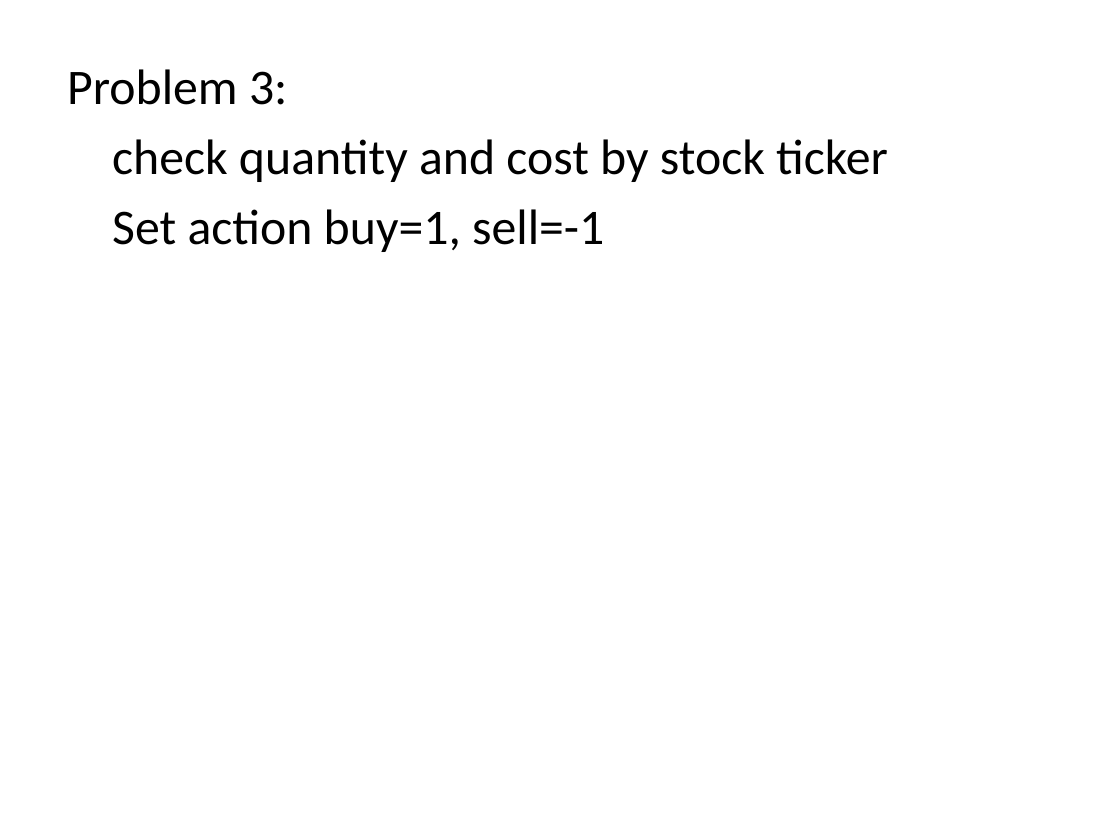
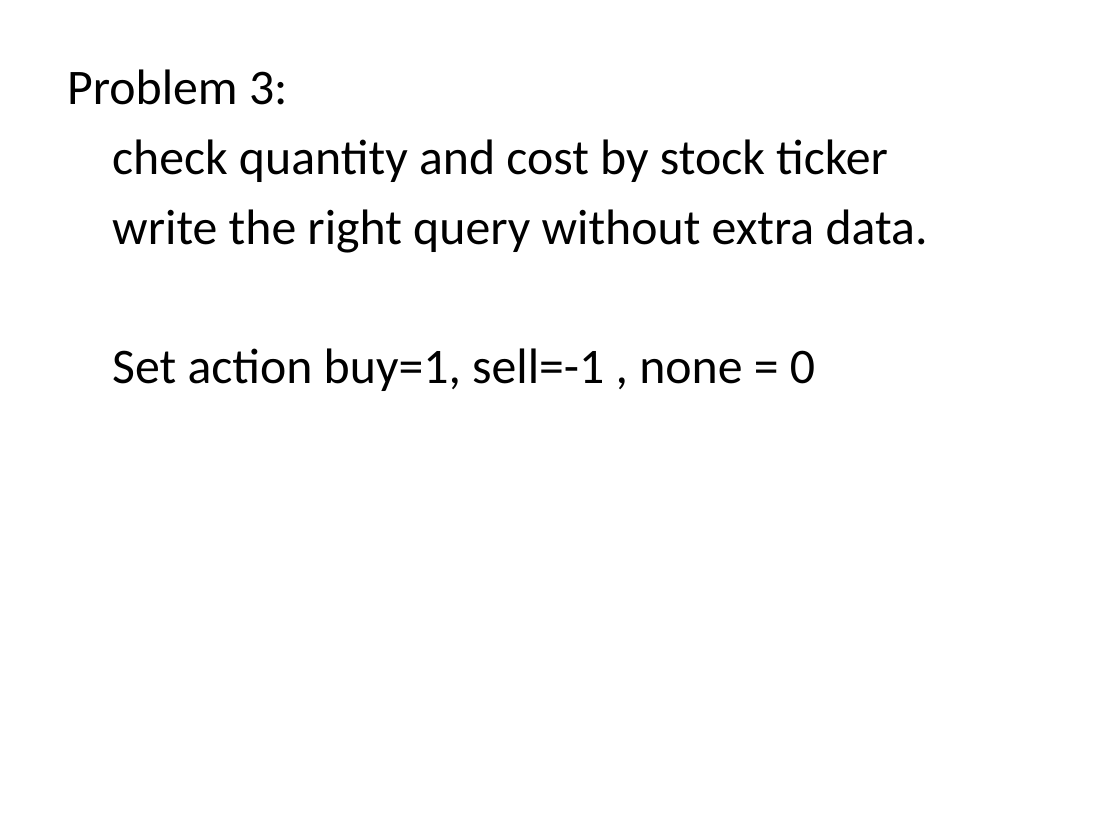
Before and after one commit to IPD8-guofeng/dotnet-group-project, a slide deck: slide 7 of Stock trade and analyst system.pptx. Drawn at 1120x840 pixels with LibreOffice and Linux fonts; fonts in the diff are those of the drawing. Boxes give left, top, right and bottom in pixels: in the first picture for what was removed or moved away, otherwise in the second. Text is boxed around its words. In the diff, an @@ line names an element or a change of style, - is before the commit and + after.

```diff
--- a/Stock trade and analyst system.pptx
+++ b/Stock trade and analyst system.pptx
@@ text at [112, 209, 928, 391]: text changed @@
-Set action buy=1, sell=-1
+write the right query without extra data.
+Set action buy=1, sell=-1 , none = 0
```
Also in this commit, not shown: 1 other slide changed, 1 slide added, 1 slide removed, 15 other files.
